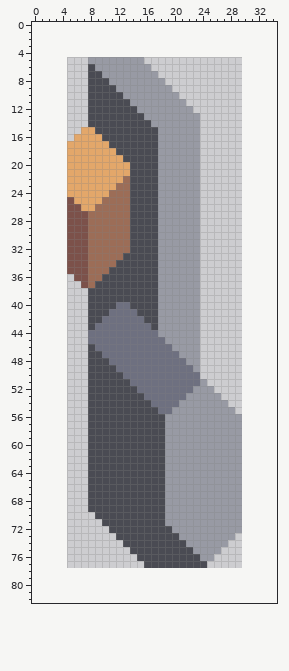
Two states of a sprite sheet, assets/sprites/blocks/turrets/clevicure/clevicure-top-r.png. The first picture shows the starting point.
The file is 25x73 pixels. The old version is drawn lined up with the new one, on the new canvas.
Now the later version:
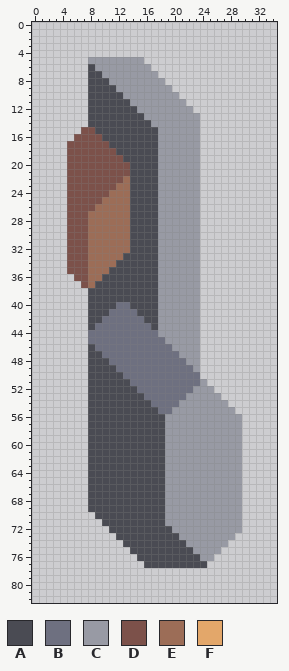
Palette (. is transparent): A #4a4b53  B #6e7080  C #989aa4  D #7c514a  E #9c6d57  F #e3a76a
The exact change:
canvas 25x73 -> 35x83, the old top-left corner now at 5,5
Changed rows in their new state; - is an unchanged pixel.
first column x 5:
15 --DD-----
16 -DDDD----
17 DDDDDD---
18 DDDDDDD--
19 DDDDDDDD-
20 DDDDDDDDD
21 DDDDDDDDD
22 DDDDDDDD-
23 DDDDDDD--
24 DDDDDD---
25 -DDDD----
26 --DD-----
Changed places in both pictures, as pixel boxes (x1, y1, x2, y2):
changed: (67, 127, 130, 211)
